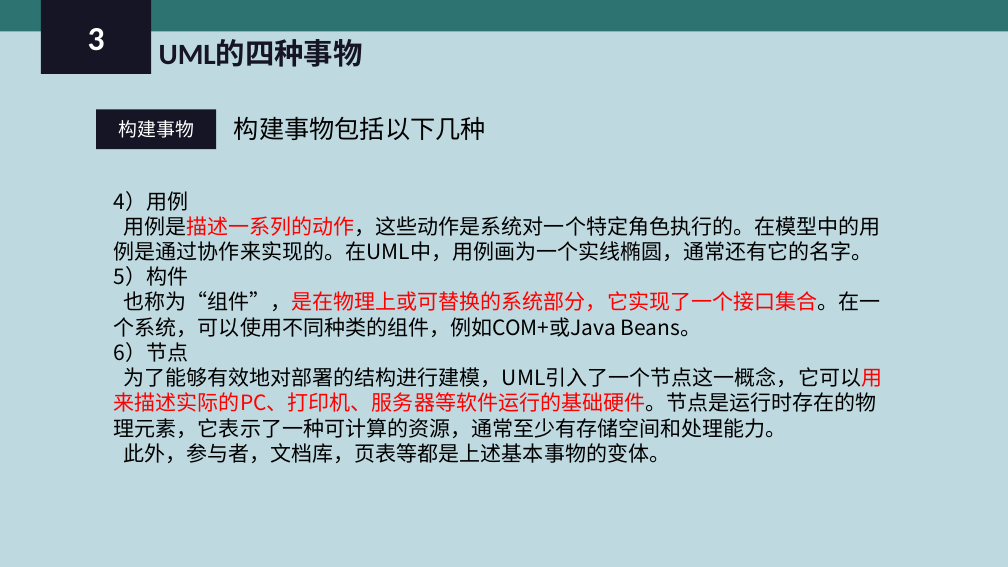
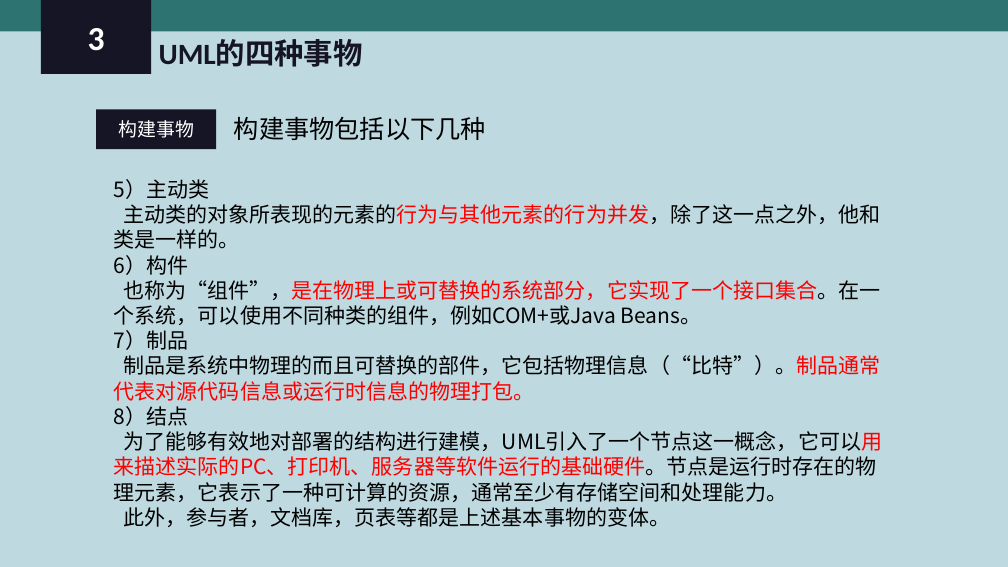
Before and after one commit to PRD-2018-G04/PRD-2018-G04, a slide deck: slide 14 of G04项目组/受控文档/翻转课堂PPT/PRD2018-G04-UML概述.ppt. Drawn at 1008x567 pixels with LibreOffice and Linux fonts; fonts in the diff are those of the drawing. Boxes give left, top, right and bottom in pixels: in the first picture for what was removed or moved away, otherwise in the second. Text is boxed around its words. In the diff, an @@ line names an element or a change of style, - is before the commit and + after.

```diff
--- a/G04项目组/受控文档/翻转课堂PPT/PRD2018-G04-UML概述.ppt
+++ b/G04项目组/受控文档/翻转课堂PPT/PRD2018-G04-UML概述.ppt
@@ text "5）主动类": place and size @@
-text "5）主动类" at bbox=[114, 191, 882, 463]
+text "5）主动类" at bbox=[114, 179, 882, 527]
@@ text at bbox=[114, 179, 880, 275]: text changed @@
-4）用例
-用例是描述一系列的动作，这些动作是系统对一个特定角色执行的。在模型中的用例是通过协作来实现的。在UML中，用例画为一个实线椭圆，通常还有它的名字。
-5）构件
+5）主动类
+主动类的对象所表现的元素的行为与其他元素的行为并发，除了这一点之外，他和类是一样的。
+6）构件
@@ text at bbox=[114, 330, 880, 426]: text changed @@
-6）节点
+7）制品
+制品是系统中物理的而且可替换的部件，它包括物理信息（“比特”）。制品通常代表对源代码信息或运行时信息的物理打包。
+8）结点
```
Also in this commit, not shown: 22 other slides changed, 4 slides added, 1 slide removed.
